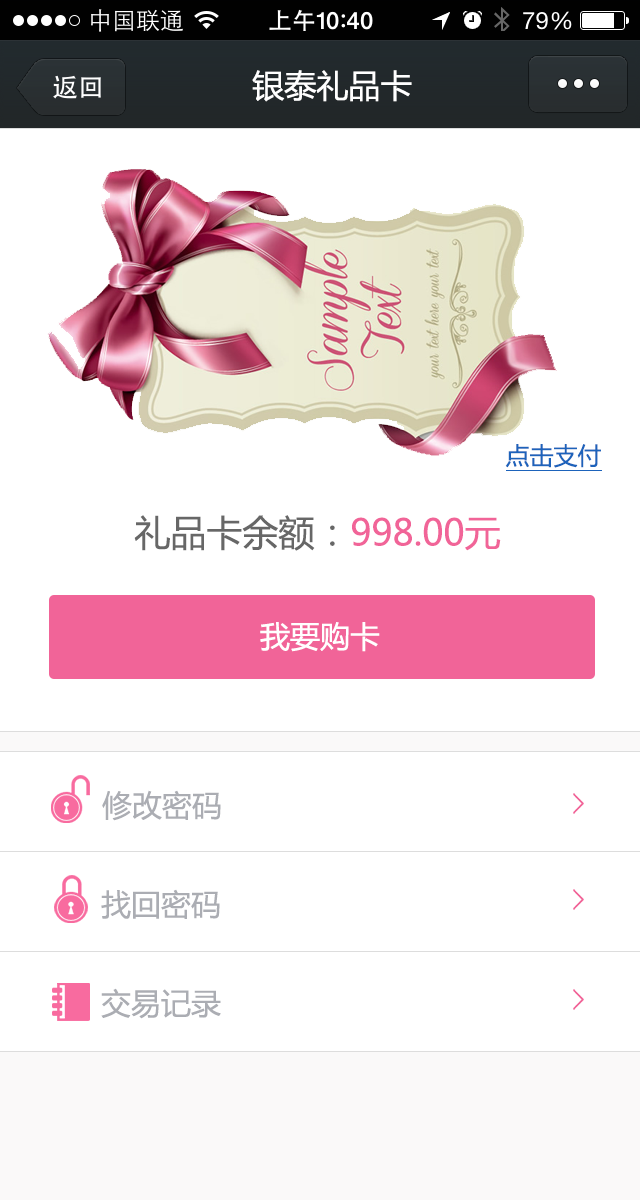
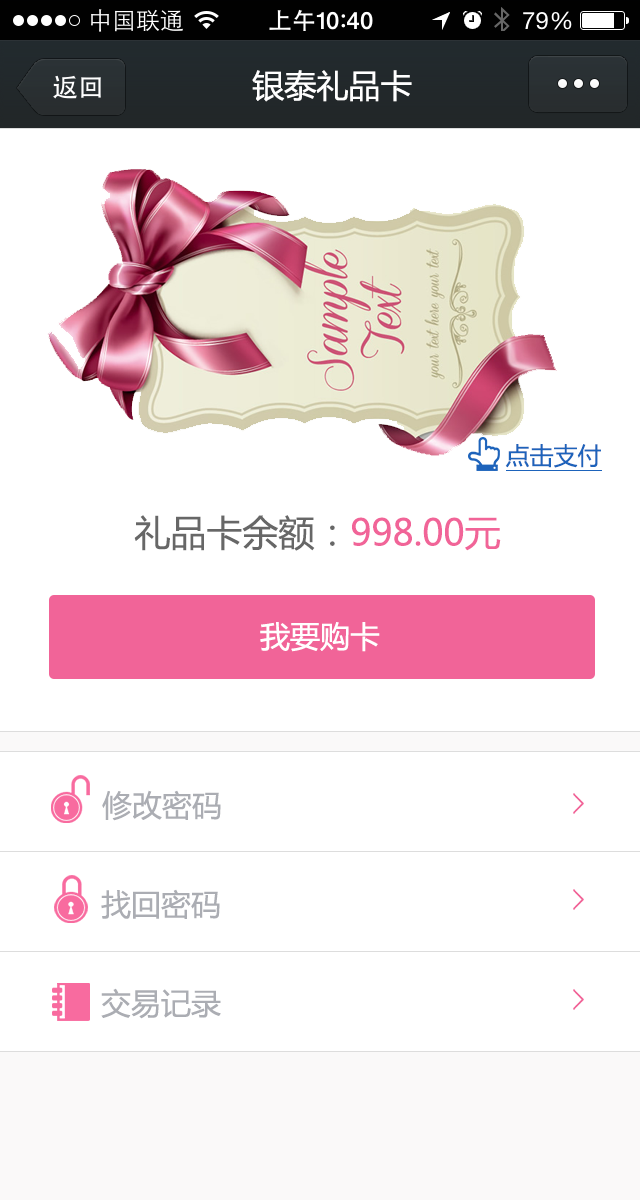
Revision of a layered 640 x 1200 image; what changed, layer by layer:
added layer "sprites" (1st of 3) above "点击支付" over bbox(468, 437, 500, 471)
